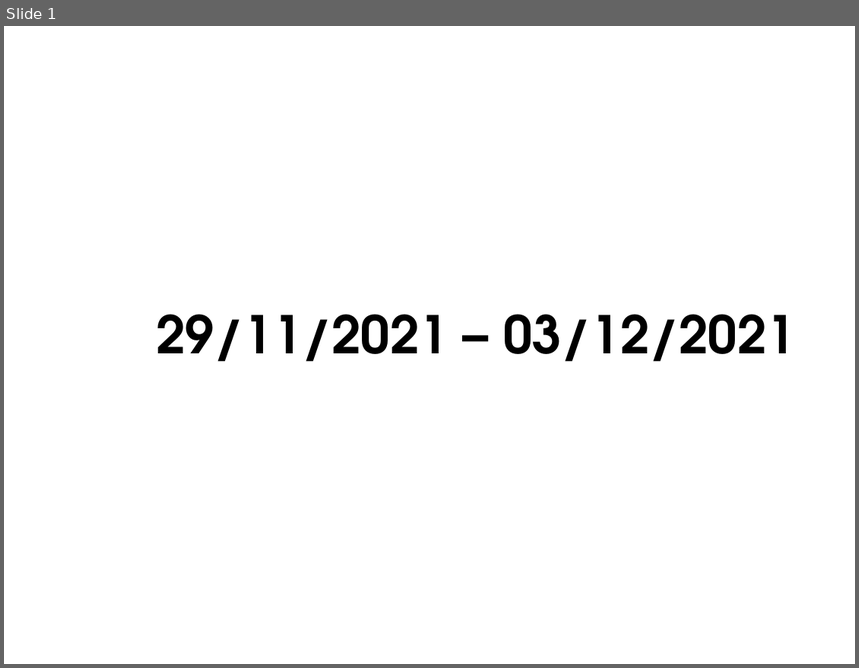
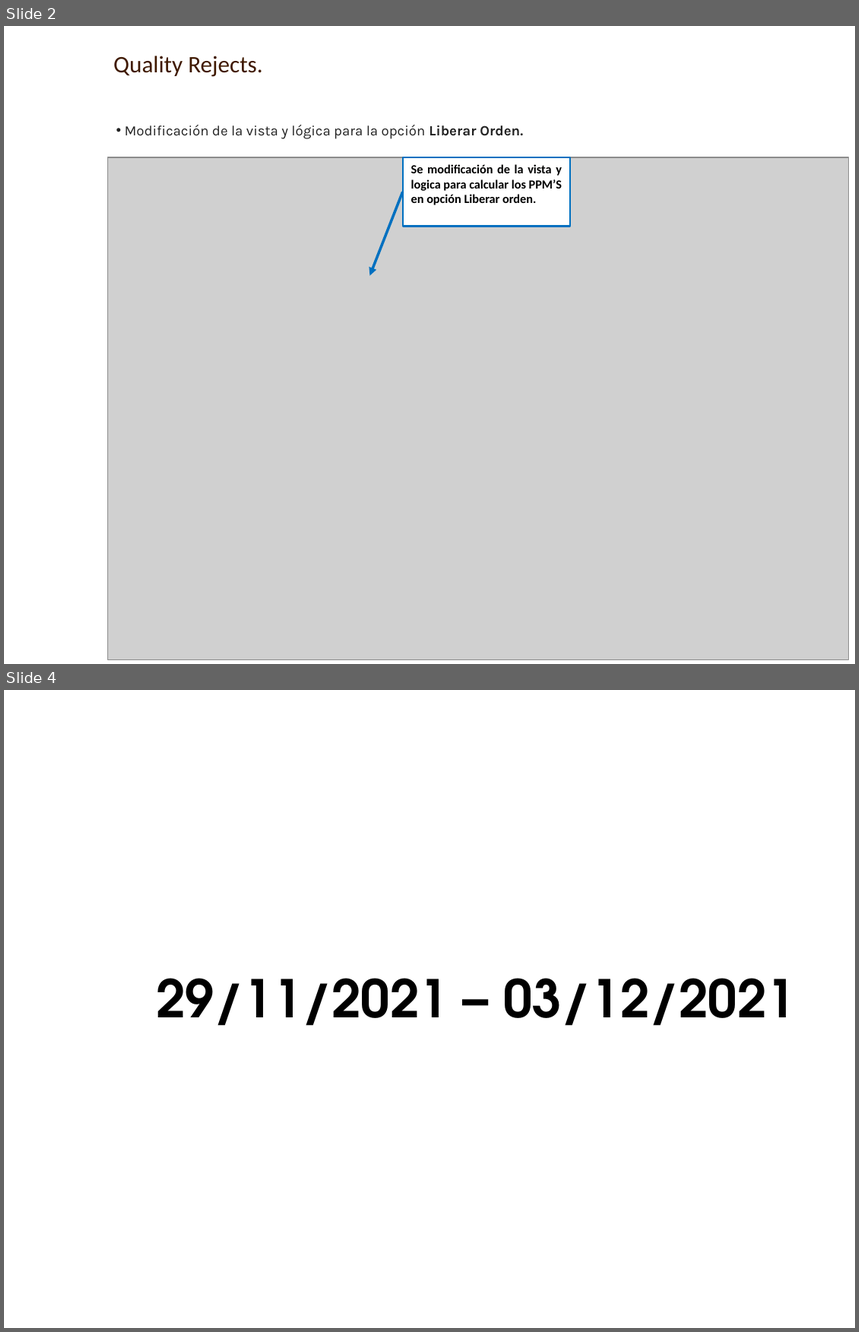
Before and after one commit to AXDELAROSA/CONTROL_QUALITY, a slide deck: 50_RECHAZOS/Docs/[QC] Material Rechazado.pptx. Shown one above the other, each under a label of ours: slide 1 before the commit, slides 2 and 4 after it; the slides between them are not shown. The pictures are 859x668 and 859x1332 pixels, drawn with LibreOffice and Linux fonts; fonts in the diff are those of the drawing; grey boxes stand for pictures; background and template pictures are left out. Boxes give left, top, right and bottom in pixels: in the first picture for what was removed or moved away, otherwise in the second. Text is boxed around its words. In the diff, an @@ line names an element or a change of style, - is before the commit and + after.

Commit message:
CAMBIOS PARA OBTENER COSTO DE DEFECTOS EN CERTIFICACION Y PRODUCCION Y VALIDACION DE INSPECCIONES DE PIEL

```diff
--- a/50_RECHAZOS/Docs/[QC] Material Rechazado.pptx
+++ b/50_RECHAZOS/Docs/[QC] Material Rechazado.pptx
@@ slide 2 added at (x1=4, y1=26, x2=855, y2=664), background picture (left out) @@
@@ text added at (x1=113, y1=56, x2=262, y2=77), 20 pt, text #3F1900 @@
+Quality Rejects.
@@ text added at (x1=125, y1=125, x2=523, y2=139), 12 pt, text #222222 @@
+• Modificación de la vista y lógica para la opción Liberar Orden.
@@ picture added at (x1=108, y1=158, x2=848, y2=661) @@
@@ rectangle added at (x1=403, y1=158, x2=571, y2=227), fill #FFFFFF, outline #0070C0 1.5 pt, 10.5 pt, text #000000, bold @@
+Se modificación de la vista y logica para calcular los PPM’S en opción Liberar orden.
@@ arrow added from (403, 192) to (370, 275), #0070C0 2.25 pt @@
@@ what was slide 1 is now slide 4 @@
```
Also in this commit, not shown: 2 other slides added, 14 other files.
